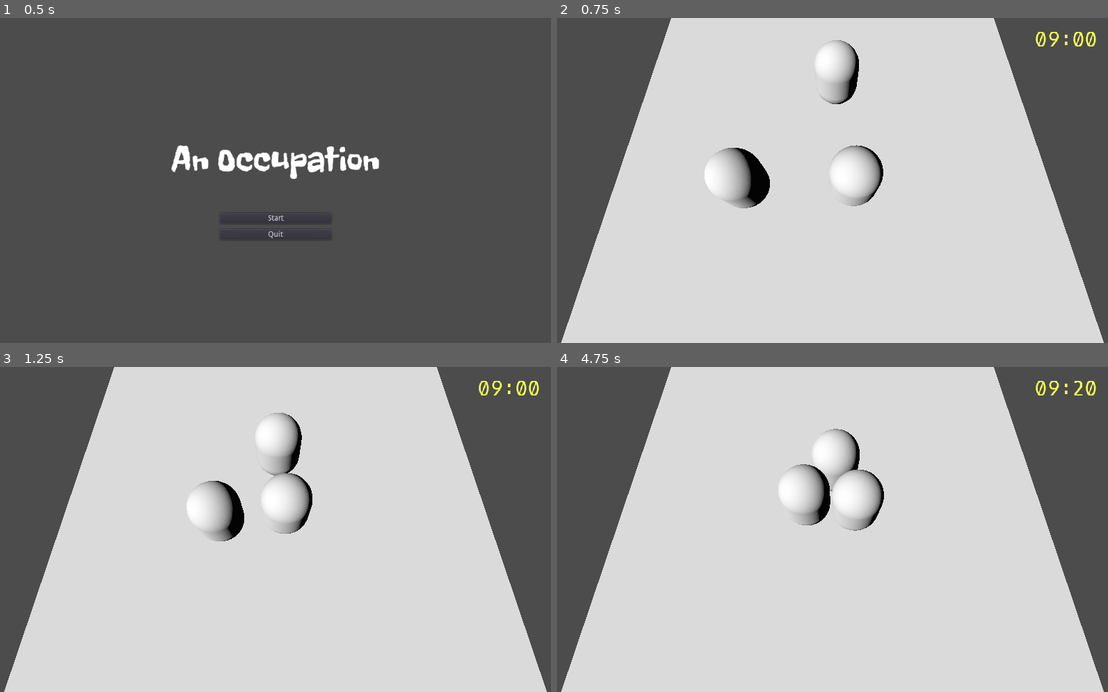
Above: before the commit, frames 1-4 (two rows, left to right).
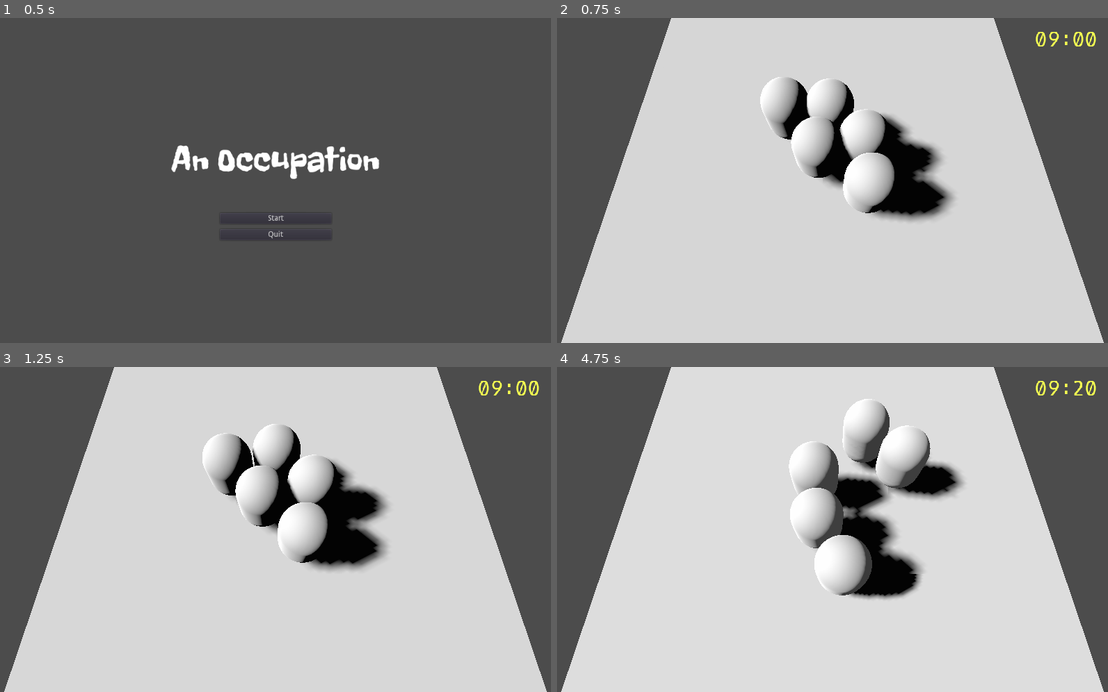
Above: after the commit, the same moments.

Repository: Bootjack/wj22-revolution
Game: Godot game, scene res://scenes/Root.tscn
Two runs of this game, one before a commit and one after it. Both use one fixed random seed, a clock stepped at 60 frames per second and the inputs below.
Inputs (mouse positions are in pixels of both pictures, inside the frame that each line leads up to):
- Up to frame 1 (0.5 s): no input
- Up to frame 2 (0.75 s): click "Start" at 0.5 s
- Up to frame 3 (1.25 s): no input
- Up to frame 4 (4.75 s): move the mouse to (953, 513) at 1.27 s; press the mouse at (953, 513) at 1.28 s; move the mouse to (722, 545) at 2.02 s; release the mouse at (722, 545) at 2.03 s; click (722, 545) at 2.1 s; move the mouse to (887, 458) at 2.77 s; press the mouse at (887, 458) at 2.78 s; move the mouse to (804, 594) at 3.52 s; release the mouse at (804, 594) at 3.53 s; click (804, 594) at 3.6 s; move the mouse to (997, 578) at 4.27 s; press the mouse at (997, 578) at 4.28 s

Frame 1 is identical in both runs. In frame 2, 8.8% of the frame differs, in the area x 26-73%, y 6-63%; in frame 3, 8.2%; in frame 4, 9.5%, in the area x 40-74%, y 9-72%.

Commit message:
Morale implemented on Protestors with player suggesting locations instead of ordering them

Diff:
--- a/project.godot
+++ b/project.godot
@@ -19,15 +19,27 @@
 "language": "GDScript",
 "path": "res://scripts/MovementComputer.gd"
 }, {
+"base": "Character",
+"class": "Protestor",
+"language": "GDScript",
+"path": "res://scripts/Protestor.gd"
+}, {
+"base": "Reference",
+"class": "TimeComputer",
+"language": "GDScript",
+"path": "res://scripts/TimeComputer.gd"
+}, {
 "base": "Control",
-"class": "TimerDisplay",
+"class": "TimeDisplay",
 "language": "GDScript",
-"path": "res://scripts/Timer.gd"
+"path": "res://scripts/TimeDisplay.gd"
 } ]
 _global_script_class_icons={
 "Character": "",
 "MovementComputer": "",
-"TimerDisplay": ""
+"Protestor": "",
+"TimeComputer": "",
+"TimeDisplay": ""
 }
 
 [application]
@@ -43,6 +55,11 @@
 "events": [ Object(InputEventKey,"resource_local_to_scene":false,"resource_name":"","device":0,"alt":false,"shift":false,"control":false,"meta":false,"command":false,"pressed":false,"scancode":16777217,"unicode":0,"echo":false,"script":null)
  ]
 }
+select_location={
+"deadzone": 0.5,
+"events": [ Object(InputEventMouseButton,"resource_local_to_scene":false,"resource_name":"","device":0,"alt":false,"shift":false,"control":false,"meta":false,"command":false,"button_mask":0,"position":Vector2( 0, 0 ),"global_position":Vector2( 0, 0 ),"factor":1.0,"button_index":1,"pressed":false,"doubleclick":false,"script":null)
+ ]
+}
 
 [rendering]
 
--- a/scenes/Protest.tscn
+++ b/scenes/Protest.tscn
@@ -1,13 +1,15 @@
-[gd_scene load_steps=7 format=2]
+[gd_scene load_steps=6 format=2]
 
 [ext_resource path="res://scenes/Timer.tscn" type="PackedScene" id=1]
 [ext_resource path="res://scripts/Protest.gd" type="Script" id=2]
-[ext_resource path="res://scenes/Protestor.tscn" type="PackedScene" id=3]
 
 [sub_resource type="Environment" id=1]
 
 [sub_resource type="CubeMesh" id=2]
 size = Vector3( 20, 1, 20 )
+subdivide_width = 20
+subdivide_height = 4
+subdivide_depth = 20
 
 [sub_resource type="ConvexPolygonShape" id=3]
 points = PoolVector3Array( -10, 0.5, 10, 10, 0.5, -10, 10, 0.5, 10, -10, 0.5, -10, -10, -0.5, 10, 10, -0.5, -10, 10, -0 …(256 unchanged characters)…
@@ -22,26 +24,19 @@
 [node name="Camera" type="Camera" parent="."]
 transform = Transform( 1, 0, 0, 0, 0.34202, 0.939693, 0, -0.939693, 0.34202, 0, 10, 5 )
 
-[node name="DirectionalLight" type="DirectionalLight" parent="."]
-transform = Transform( 0.573919, 0.573962, -0.584109, 0, 0.713275, 0.700884, 0.818912, -0.402251, 0.409362, 0, 10.0255, 0 )
+[node name="Sun" type="DirectionalLight" parent="."]
+transform = Transform( 1, 0, 0, 0, 1, 0, 0, 0, 1, 0, 10.0255, 0 )
+shadow_enabled = true
 
-[node name="Timer" parent="." instance=ExtResource( 1 )]
+[node name="TimeDisplay" parent="." instance=ExtResource( 1 )]
 
-[node name="Protestor" parent="." instance=ExtResource( 3 )]
-transform = Transform( 1, 0, 0, 0, 1, 0, 0, 0, 1, 0.210641, 1.5, -3.77132 )
+[node name="Terrain" type="StaticBody" parent="."]
+transform = Transform( 1, 0, 0, 0, 1, 0, 0, 0, 1, 0, -0.6, 0 )
+collision_layer = 3
 
-[node name="StaticBody" type="StaticBody" parent="."]
-transform = Transform( 1, 0, 0, 0, 1, 0, 0, 0, 1, 0, -0.6, 0 )
-
-[node name="MeshInstance" type="MeshInstance" parent="StaticBody"]
+[node name="MeshInstance" type="MeshInstance" parent="Terrain"]
 mesh = SubResource( 2 )
 material/0 = null
 
-[node name="CollisionShape" type="CollisionShape" parent="StaticBody"]
+[node name="CollisionShape" type="CollisionShape" parent="Terrain"]
 shape = SubResource( 3 )
-
-[node name="Protestor2" parent="." instance=ExtResource( 3 )]
-transform = Transform( 1, 0, 0, 0, 1, 0, 0, 0, 1, -4.013, 1.5, 2.08199 )
-
-[node name="Protestor3" parent="." instance=ExtResource( 3 )]
-transform = Transform( 1, 0, 0, 0, 1, 0, 0, 0, 1, 1.01228, 1.5, 2.09184 )
--- a/scenes/Protestor.tscn
+++ b/scenes/Protestor.tscn
@@ -1,11 +1,21 @@
-[gd_scene load_steps=4 format=2]
+[gd_scene load_steps=6 format=2]
 
 [ext_resource path="res://scripts/Protestor.gd" type="Script" id=1]
 
 [sub_resource type="CapsuleMesh" id=1]
 
+[sub_resource type="SpatialMaterial" id=4]
+emission_enabled = true
+emission = Color( 1, 1, 1, 1 )
+emission_energy = 0.0
+emission_operator = 0
+emission_on_uv2 = false
+
 [sub_resource type="ConvexPolygonShape" id=2]
 points = PoolVector3Array( 0, 0, 1.5, 0, 0, 1.5, 0, 0, 1.5, 0, 0, 1.5, 0, 0, 1.5, 0, 0, 1.5, 0, 0, 1.5, 0, 0, 1.5, 0, 0 …(56501 unchanged characters)…
+
+[sub_resource type="SphereShape" id=3]
+radius = 5.0
 
 [node name="Protestor" type="RigidBody"]
 transform = Transform( 1, 0, 0, 0, 1, 0, 0, 0, 1, 0, 1.5, 0 )
@@ -14,8 +24,13 @@
 [node name="MeshInstance" type="MeshInstance" parent="."]
 transform = Transform( 1, 0, 0, 0, -1.62921e-07, -1, 0, 1, -1.62921e-07, 0, 0, 0 )
 mesh = SubResource( 1 )
-material/0 = null
+material/0 = SubResource( 4 )
 
 [node name="CollisionShape" type="CollisionShape" parent="."]
 transform = Transform( 1, 0, 0, 0, -1.62921e-07, -1, 0, 1, -1.62921e-07, 0, 0, 0 )
 shape = SubResource( 2 )
+
+[node name="InfluenceArea" type="Area" parent="."]
+
+[node name="CollisionShape" type="CollisionShape" parent="InfluenceArea"]
+shape = SubResource( 3 )
--- a/scenes/Timer.tscn
+++ b/scenes/Timer.tscn
@@ -1,7 +1,7 @@
 [gd_scene load_steps=4 format=2]
 
 [ext_resource path="res://fonts/Oxygen_Mono/OxygenMono-Regular.ttf" type="DynamicFontData" id=1]
-[ext_resource path="res://scripts/Timer.gd" type="Script" id=2]
+[ext_resource path="res://scripts/TimeDisplay.gd" type="Script" id=2]
 
 [sub_resource type="DynamicFont" id=1]
 size = 38
--- a/scripts/Character.gd
+++ b/scripts/Character.gd
@@ -2,10 +2,17 @@
 extends RigidBody
 
 var destination:Vector3 = Vector3.ZERO
-var force:float = 100.0
+var energy = 100.0
+var force:float = 50.0
 var movement_computer:MovementComputer
-var top_speed:float = 10.0
+var top_speed:float = 5.0
 var urgency = 0.5
+
+func get_class():
+	return "Character"
+
+func is_class(name:String):
+	return name == "Character" || .is_class(name)
 
 func _init():
 	axis_lock_angular_x = true
@@ -17,15 +24,15 @@
 	movement_computer.set_rigid_body(self)
 
 func _ready():
-	# destination = global_transform.origin
 	pass
 
 func _process(delta):
 	movement_computer.set_top_speed(top_speed * urgency)
 
 func _physics_process(delta):
-	var impulse = movement_computer.calculate_impulse(delta)
-	apply_central_impulse(impulse)
+	var movement = movement_computer.calculate_impulse(delta)
+	energy -= movement["energy"]
+	apply_central_impulse(movement["impulse"])
 
 func set_destination(dest:Vector3):
 	destination = dest
--- a/scripts/MovementComputer.gd
+++ b/scripts/MovementComputer.gd
@@ -2,17 +2,27 @@
 extends Node
 
 var destination:Vector3 = Vector3.ZERO
+var energy_spent = 0.0
 var force:float = 100.0
 var top_speed:float = 10.0
 
 var rigid:RigidBody
+
+func get_class():
+	return "MovementComputer"
+
+func is_class(name:String):
+	return name == "MovementComputer" || .is_class(name)
 
 func calculate_impulse(time_delta:float):
 	var available_impulse = force * time_delta
 	var velocity_delta = calculate_velocity_delta()
 	var available_speed_delta = available_impulse / rigid.mass
 	var speed = min(velocity_delta.length(), available_speed_delta)
-	return rigid.mass * velocity_delta.normalized()
+	return {
+		"energy": 0.5 * rigid.mass * pow(speed, 2),
+		"impulse": rigid.mass * velocity_delta.normalized()
+	}
 
 func calculate_velocity_delta():
 	var destination_direction = rigid.global_transform.origin.direction_to(destination)
--- a/scripts/Protest.gd
+++ b/scripts/Protest.gd
@@ -2,8 +2,71 @@
 
 signal protest_ended
 
+var latitude = 0.2 * PI
+var protestor_res = preload("res://scenes/Protestor.tscn")
+var protestors = []
+var ray:RayCast
+var rng = RandomNumberGenerator.new()
+var size:int = 5
+var suggested_location:Vector3
+var time_computer:TimeComputer
+var sunrise_time = 5.5 * 60 * 60
+var sunset_time = 20.5 * 60 * 60
+
 func _ready():
-	$Timer.connect("curfew_reached", self, "on_curfew_reached")
+	ray = RayCast.new()
+	ray.enabled = true
+	add_child(ray)
+
+	rng.randomize()
+
+	for p in range(0, size):
+		add_protestor()
+
+	time_computer = TimeComputer.new()
+	add_child(time_computer)
+	time_computer.connect("curfew_reached", self, "on_curfew_reached")
+	$TimeDisplay.set_time_computer(time_computer)
+
+func _process(delta):
+	var daytime = sunset_time - sunrise_time
+	var since_sunrise = time_computer.current_time - sunrise_time
+	var time_weight = since_sunrise / daytime
+	var angle = lerp(PI, 2.0 * PI, time_weight)
+	$Sun.rotation = Vector3(angle, 0.5 * PI, latitude)
+
+func _input(event):
+	if (event.is_action_pressed("select_location")):
+		on_select_location(event)
 
 func on_curfew_reached():
 	emit_signal("protest_ended")
+
+func add_protestor():
+	var protestor = protestor_res.instance()
+	protestor.energy = rand_range(80, 100)
+	protestor.force = rand_range(30, 60)
+	protestor.mass = rand_range(65, 90)
+	protestor.protestors = protestors
+	protestor.top_speed = rand_range(3, 6)
+	protestors.append(protestor)
+	add_child(protestor)
+
+func on_select_location(event):
+	var camera = get_viewport().get_camera()
+	var origin = camera.project_ray_origin(event.position)
+	var normal = camera.project_ray_normal(event.position)
+	ray.global_transform.origin = origin
+	ray.cast_to = normal * 1000
+	ray.force_update_transform()
+	ray.force_raycast_update()
+	suggested_location = ray.get_collision_point()
+
+	protestors.sort_custom(self, "protestor_proximity_sorter")
+	for i in protestors.size():
+		protestors[i].suggest_destination(suggested_location, i)
+
+func protestor_proximity_sorter(a:Protestor, b:Protestor):
+	var distance_a = a.global_transform.origin.distance_to(suggested_location)
+	var distance_b = b.global_transform.origin.distance_to(suggested_location)
+	return distance_a < distance_b
--- a/scripts/Protestor.gd
+++ b/scripts/Protestor.gd
@@ -1,16 +1,43 @@
+class_name Protestor
 extends Character
 
+var mat:SpatialMaterial
+var morale = 10.0
+var morale_base_rate = 0.1
+var protestors = []
 
-# Declare member variables here. Examples:
-# var a = 2
-# var b = "text"
+func get_class():
+	return "Protestor"
 
+func is_class(name:String):
+	return name == "Protestor" || .is_class(name)
 
-# Called when the node enters the scene tree for the first time.
 func _ready():
-	pass # Replace with function body.
+	mat = SpatialMaterial.new()
+	mat.emission_enabled = true
+	mat.emission = Color.white
+	mat.emission_energy = 0.0
+	$MeshInstance.set_material_override(mat)
 
+func _process(delta):
+	update_morale(delta)
+	mat.emission_energy = clamp(morale - 80.0, 0.0, 20.0) / 100.0
 
-# Called every frame. 'delta' is the elapsed time since the previous frame.
-#func _process(delta):
-#	pass
+func suggest_destination(dest:Vector3, proximity_index:int):
+	var distance_factor = 2.0
+	var proximity_factor = 2.0
+	# NOTE: This is likely the second time iterating through to find distnace
+	# See if this could be optimized later
+	var distance = global_transform.origin.distance_squared_to(dest)
+	var threshold = distance * distance_factor + proximity_index + proximity_factor
+	if (morale > threshold):
+		set_destination(dest)
+
+func update_morale(delta):
+	var neigbors = 0
+	var morale_delta = -2.0
+	for body in $InfluenceArea.get_overlapping_bodies():
+		if (body.is_class("Protestor")):
+			neigbors += 1
+	morale_delta += neigbors
+	morale += morale_delta * morale_base_rate
--- a/scripts/Timer.gd
+++ b/scripts/TimeComputer.gd
@@ -1,24 +1,27 @@
-class_name TimerDisplay
-extends Control
+class_name TimeComputer
+extends Node
 
 signal curfew_reached
 
-const default_curfew_time = 10.0 * 60.0 * 60
+const default_curfew_time = 19.0 * 60.0 * 60
 const default_start_time = 9.0 * 60.0 * 60
 
 var curfew_time
 var current_time
-var label:Label
 var timescale = 5.0 * 60.0 # 1 minute : 5 hours
+
+func get_class():
+	return "TimeComputer"
+
+func is_class(name:String):
+	return name == "TimeComputer" || .is_class(name)
 
 func _ready():
 	curfew_time = default_curfew_time
 	current_time = default_start_time
-	label = get_node("Label")
 
 func _process(delta):
 	current_time += delta * timescale
-	label.text = format_time()
 	if (current_time > curfew_time):
 		emit_signal("curfew_reached")
 
--- /dev/null
+++ b/scripts/TimeDisplay.gd
@@ -0,0 +1,21 @@
+class_name TimeDisplay
+extends Control
+
+var label:Label
+var time_computer:TimeComputer
+
+func get_class():
+	return "TimeDisplay"
+
+func is_class(name:String):
+	return name == "TimeDisplay" || .is_class(name)
+
+func _ready():
+	label = get_node("Label")
+
+func _process(delta):
+	if (time_computer):
+		label.text = time_computer.format_time()
+
+func set_time_computer(t:TimeComputer):
+	time_computer = t
